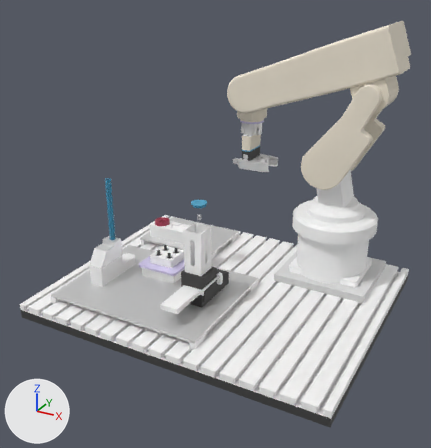
The glTF model public/assets/assembly-robot-trial2.glb as it was, and as the next commit left it.
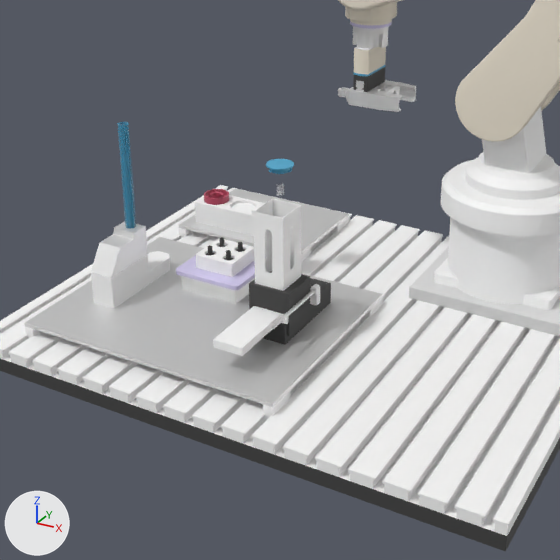
Each version appears first whole from a camera (50 mm lens) standing at (0.691, -1.173, 0.65) and looking at (0.106, -0.11, 0.118), and next in a close-up on the part from 9% to 84% of the width and 24% to 97% of the height. Lighting does not change. The marker at lower left points along +X, +Y and +Z. Where no turn or scale is listed for an object, it has been applied to the vertices.

Before the edit, the objects in view are built like this:
```python
me_cube_009 = bpy.data.meshes.new('Cube.009')
me_cube_009.from_pydata(...)  # 2384 vertices, 4760 faces; spans x -0.1..0.1, y -0.1..0.1, z -0.046..0.126
me_cube_009.materials.append(mat_white_plastic)  # white #ffffff
me_cube_010 = bpy.data.meshes.new('Cube.010')
me_cube_010.from_pydata(...)  # 1016 vertices, 2028 faces; spans x -0.361..0.375, y -0.299..0.299, z -0.01..0.025
# faces by material slot: [328, 1700]
me_cube_010.materials.append(mat_black_plastic)  # dark grey #4b4b4b
me_cube_010.materials.append(mat_white_plastic)  # white #ffffff
me_cylinder_008 = bpy.data.meshes.new('Cylinder.008')
me_cylinder_008.from_pydata(...)  # 174 vertices, 344 faces; spans x -0.0197..0.0197, y -0.02..0.02, z 0.0..0.02
me_cylinder_008.materials.append(mat_material)  # red #bd4b64
ob_base = bpy.data.objects.new('Base', me_cube_009)
ob_base.location = (0.306, 0.12, 0.0)
ob_table = bpy.data.objects.new('Table', me_cube_010)
ob_table.location = (0.098, -0.061, -0.087)
ob_wp_body1 = bpy.data.objects.new('WP_Body1', me_cylinder_008)
ob_wp_body1.location = (-0.166, 0.081, -0.021)
# also in view: 'GP_Palm' at (0.08, 0.119, 0.251); 'GP_Left' at (0.086, 0.102, 0.203); 'Parts_Base' at (-0.018, -0.166, -0.061); 'FC_Platform' at (0.095, -0.135, 0.041); 'FS_Magazine' at (-0.146, -0.159, 0.075)
```
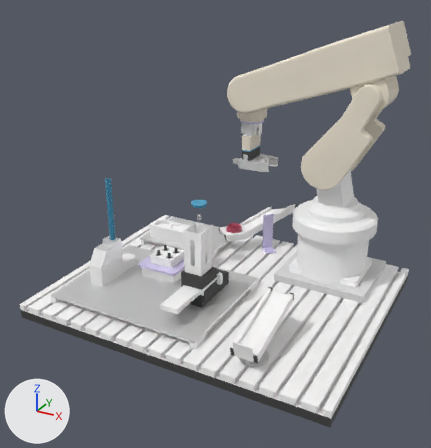
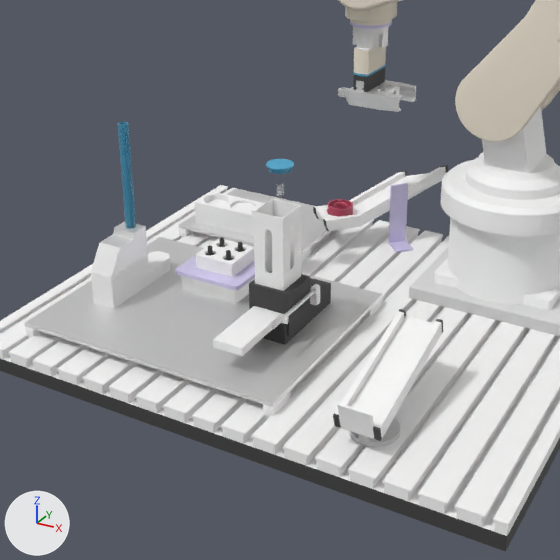
What changed in the scene script:
```text
Add me_cube_018:
    me_cube_018.from_pydata(...)  # 52 vertices, 100 faces; spans x -0.028..0.028, y -0.096..0.088, z -0.028..0.036
    # faces by material slot: [48, 52]
    me_cube_018.materials.append(mat_white_plastic)  # white #ffffff
    me_cube_018.materials.append(mat_black_plastic)  # dark grey #4b4b4b
Add me_cylinder:
    me_cylinder.from_pydata(...)  # 70 vertices, 136 faces; spans x -0.0295..0.0295, y -0.0295..0.0295, z -0.003..0.0423
Add me_cube_014:
    me_cube_014.from_pydata(...)  # 80 vertices, 156 faces; spans x -0.103..0.078, y -0.108..0.044, z -0.012..0.072
    # faces by material slot: [60, 96]
    me_cube_014.materials.append(mat_black_plastic)  # dark grey #4b4b4b
    me_cube_014.materials.append(mat_white_plastic)  # white #ffffff
Add me_cube_011:
    me_cube_011.from_pydata(...)  # 16 vertices, 28 faces; spans x -0.0106..0.0327, y -0.0316..0.0113, z -0.05..0.05
    me_cube_011.materials.append(mat_metallic)  # white #e2daff
Change ob_wp_body1:
    ob_wp_body1.location: (-0.166, 0.081, -0.021) -> (0.03, 0.131, -0.016)
Add ob_cube_002:
    ob_cube_002 = bpy.data.objects.new('Cube.002', me_cube_018)
    ob_cube_002.location = (0.289, -0.245, -0.009)
Add ob_cylinder:
    ob_cylinder = bpy.data.objects.new('Cylinder', me_cylinder)
    ob_cylinder.location = (0.289, -0.286, -0.059)
Add ob_cube_001:
    ob_cube_001 = bpy.data.objects.new('Cube.001', me_cube_014)
    ob_cube_001.location = (0.089, 0.195, -0.014)
Add ob_cube:
    ob_cube = bpy.data.objects.new('Cube', me_cube_011)
    ob_cube.location = (0.11, 0.174, -0.013)
```

Where the change shows, as pixel boxes [x1, y1, x2, y2] in the close-ups (560 x 560 px):
'Cube.002', added: after [333, 309, 443, 441]
    faces in mat_white_plastic (white #ffffff): [335, 311, 442, 439]
    faces in mat_black_plastic (dark grey #4b4b4b): [333, 309, 443, 441]
'Cube.001', added: after [313, 165, 448, 231]
    faces in mat_white_plastic (white #ffffff): [315, 167, 446, 231]
'Cube', added: after [389, 183, 414, 253]
'WP_Body1', moved: before [204, 189, 229, 205]; after [327, 199, 353, 217]
'Cylinder', added: after [349, 418, 400, 447]
